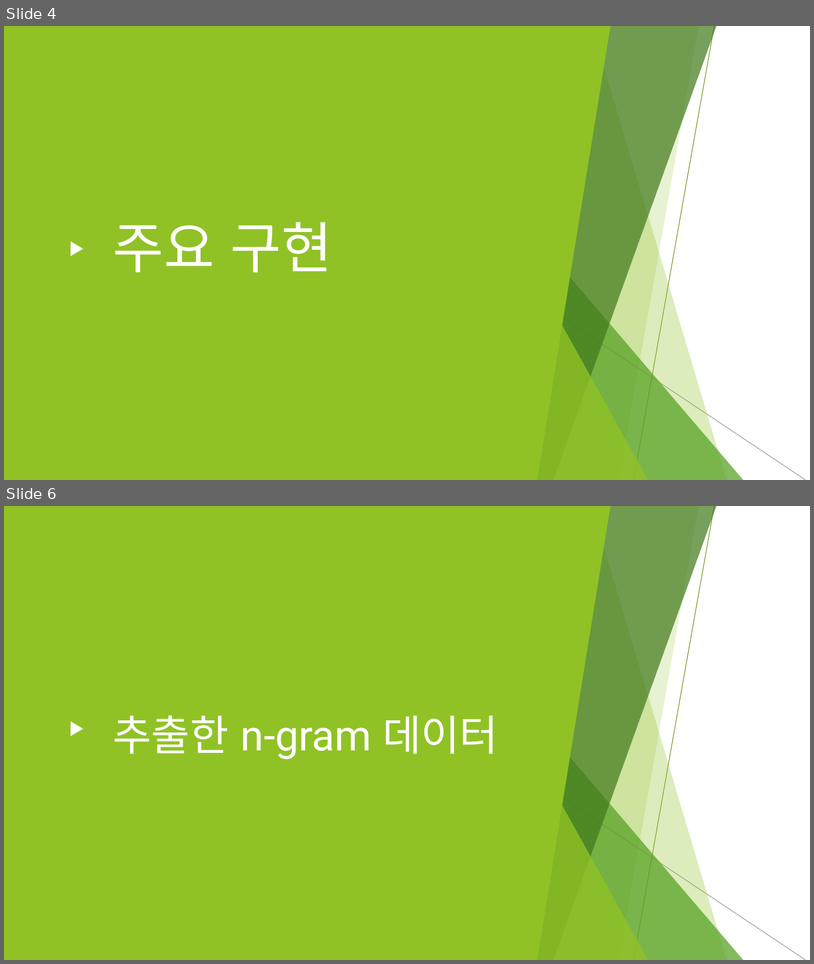
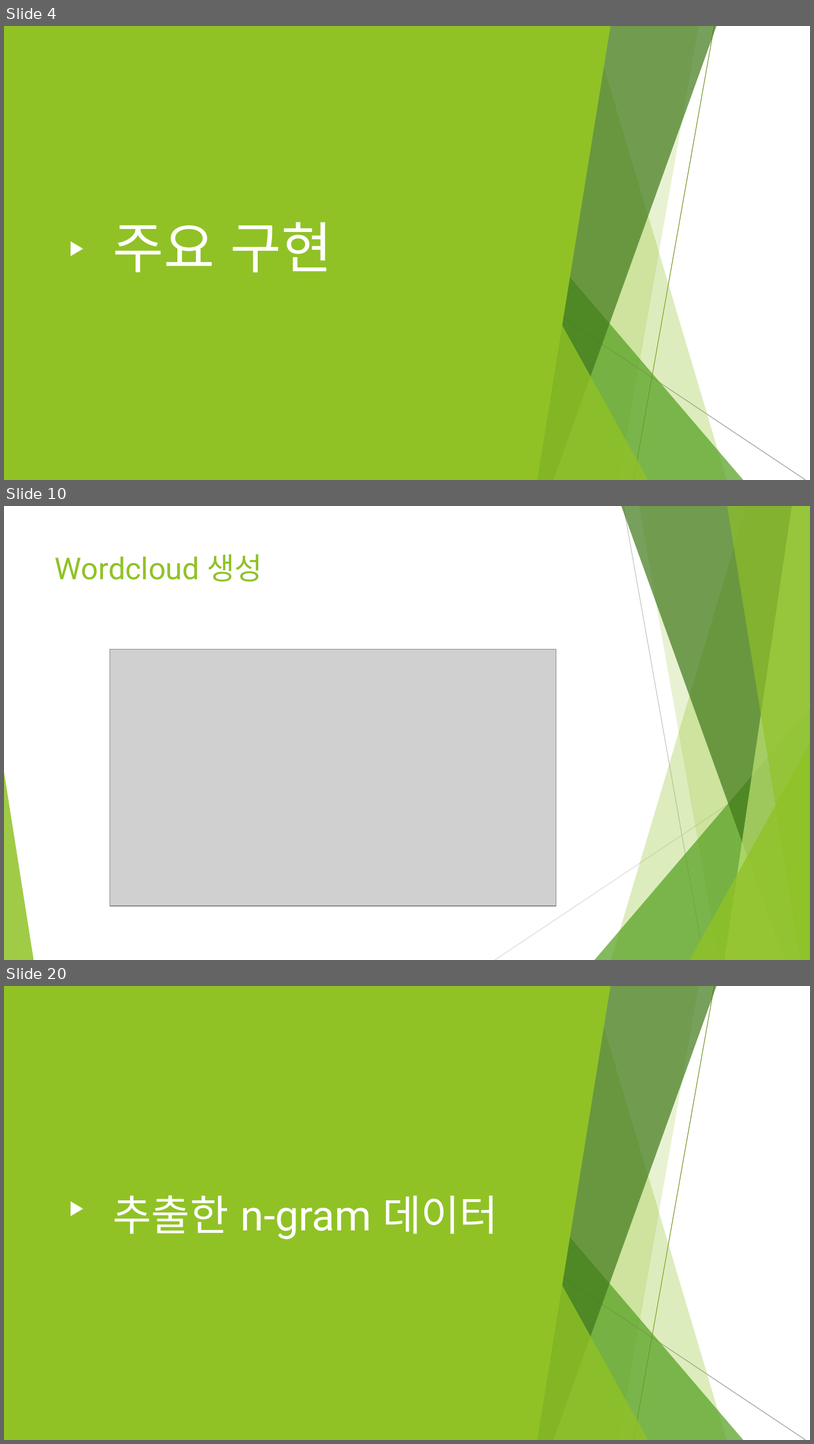
Before and after one commit to ghyeon0/BigData_Homework, a slide deck: HW4/HW4_renew/final_report.pptx. Shown one above the other, each under a label of ours: slides 4 and 6 before the commit, slides 4, 10 and 20 after it; the slides between them are not shown. The pictures are 814x964 and 814x1444 pixels, drawn with LibreOffice and Linux fonts; fonts in the diff are those of the drawing; grey boxes stand for pictures. Boxes give left, top, right and bottom in pixels: in the first picture for what was removed or moved away, otherwise in the second. Text is boxed around its words. In the diff, an @@ line names an element or a change of style, - is before the commit and + after.

```diff
--- a/HW4/HW4_renew/final_report.pptx
+++ b/HW4/HW4_renew/final_report.pptx
@@ slide 10 added at bbox=[4, 506, 810, 960], background #FFFFFF; not listed: 8 template elements that a slide beside it also shows @@
@@ line added from (624, 506) to (705, 960), #BFBFBF 0.75 pt @@
@@ title added at bbox=[55, 554, 263, 582], 36 pt, text #90C226 @@
+Wordcloud 생성
@@ picture added at bbox=[110, 649, 557, 905] @@
@@ line added from (810, 750) to (495, 960), #D9D9D9 0.75 pt @@
@@ what was slide 6 is now slide 20 @@
```
Also in this commit, not shown: 3 slides changed, 14 other slides added, 1 slide removed, 2 other files.
